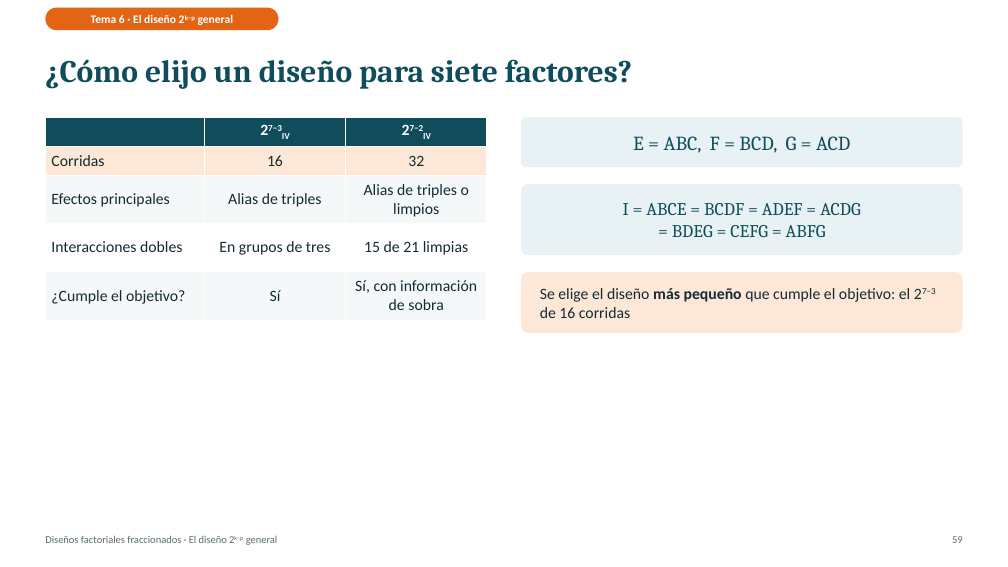
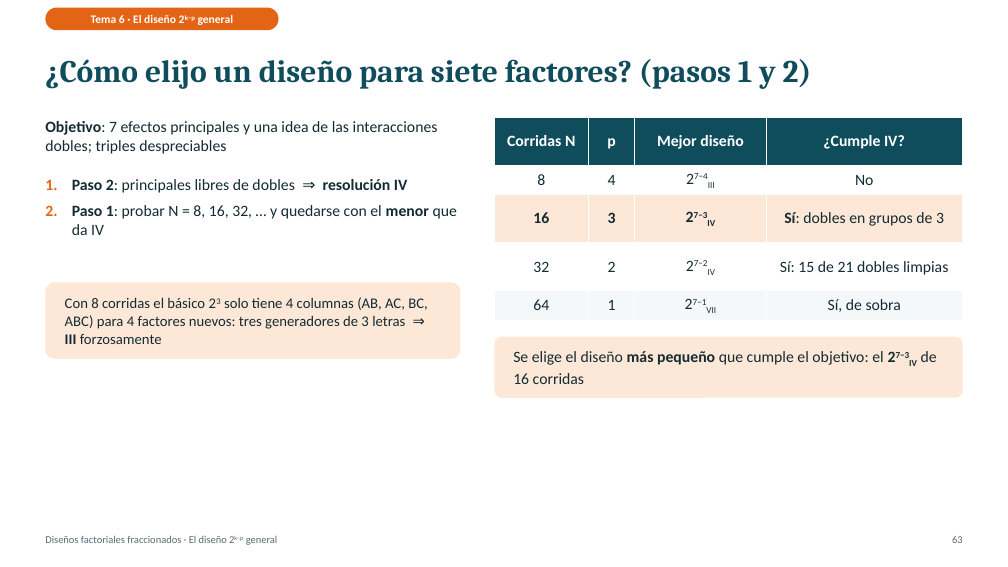
Before and after one commit to Juanes2001/diseno-de-experimentos, a slide deck: slide 63 of exposicion-tema-06/Tema6_Factoriales_Fraccionados.pptx (slide 59 before the commit). Drawn at 1008x567 pixels with LibreOffice and Linux fonts; fonts in the diff are those of the drawing. Boxes give left, top, right and bottom in pixels: in the first picture for what was removed or moved away, otherwise in the second. Text is boxed around its words. In the diff, an @@ line names an element or a change of style, - is before the commit and + after.

```diff
--- a/exposicion-tema-06/Tema6_Factoriales_Fraccionados.pptx
+++ b/exposicion-tema-06/Tema6_Factoriales_Fraccionados.pptx
@@ title at (45,59,812,89): text changed @@
-¿Cómo elijo un diseño para siete factores?
+¿Cómo elijo un diseño para siete factores? (pasos 1 y 2)
@@ table removed at (45,117,487,547), 5 rows, 3 columns @@
- | 27−3IV | 27−2IV
-Corridas | 16 | 32
-Efectos principales | Alias de triples | Alias de triples o limpios
-Interacciones dobles | En grupos de tres | 15 de 21 limpias
-¿Cumple el objetivo? | Sí | Sí, con información de sobra
@@ table added at (495,117,963,366), 5 rows, 4 columns @@
+Corridas N | p | Mejor diseño | ¿Cumple IV?
+8 | 4 | 27−4III | No
+16 | 3 | 27−3IV | Sí: dobles en grupos de 3
+32 | 2 | 27−2IV | Sí: 15 de 21 dobles limpias
+64 | 1 | 27−1VII | Sí, de sobra
@@ rounded rectangle removed at (521,117,963,167) @@
-E = ABC, F = BCD, G = ACD
@@ text added at (45,121,438,154), 15 pt, text #142B33 @@
+Objetivo: 7 efectos principales y una idea de las interacciones dobles; triples despreciables
@@ text added at (72,179,457,235), 15 pt, text #142B33 @@
+1. Paso 2: principales libres de dobles ⇒ resolución IV
+2. Paso 1: probar N = 8, 16, 32, … y quedarse con el menor que da IV
@@ rounded rectangle removed at (521,184,963,256) @@
-I = ABCE = BCDF = ADEF = ACDG
-= BDEG = CEFG = ABFG
@@ rounded rectangle added at (45,282,461,358), fill #FDE8D7, 14 pt, text #142B33 @@
+Con 8 corridas el básico 23 solo tiene 4 columnas (AB, AC, BC, ABC) para 4 factores nuevos: tres generadores de 3 letras ⇒ III forzosamente
@@ rounded rectangle "Se elige el diseño más ...": place and size @@
-rounded rectangle "Se elige el diseño más ..." at (521,272,963,333)
+rounded rectangle "Se elige el diseño más ..." at (495,337,963,398)
@@ text in rounded rectangle at (513,351,937,384): text changed @@
-Se elige el diseño más pequeño que cumple el objetivo: el 27−3 de 16 corridas
+Se elige el diseño más pequeño que cumple el objetivo: el 27−3IV de 16 corridas
```
Also in this commit, not shown: 43 other slides changed, 22 slides added, 6 other files.
